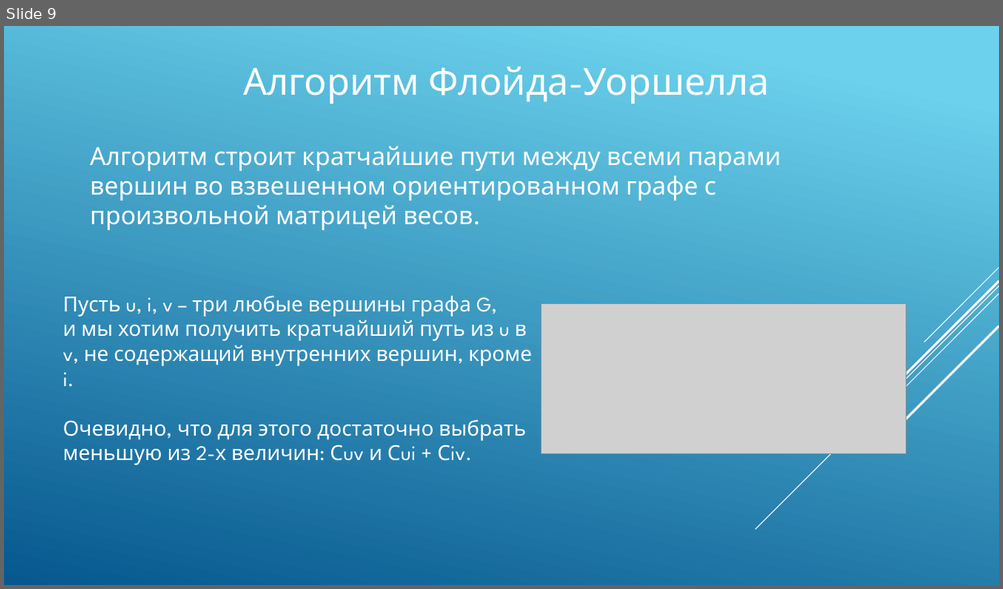
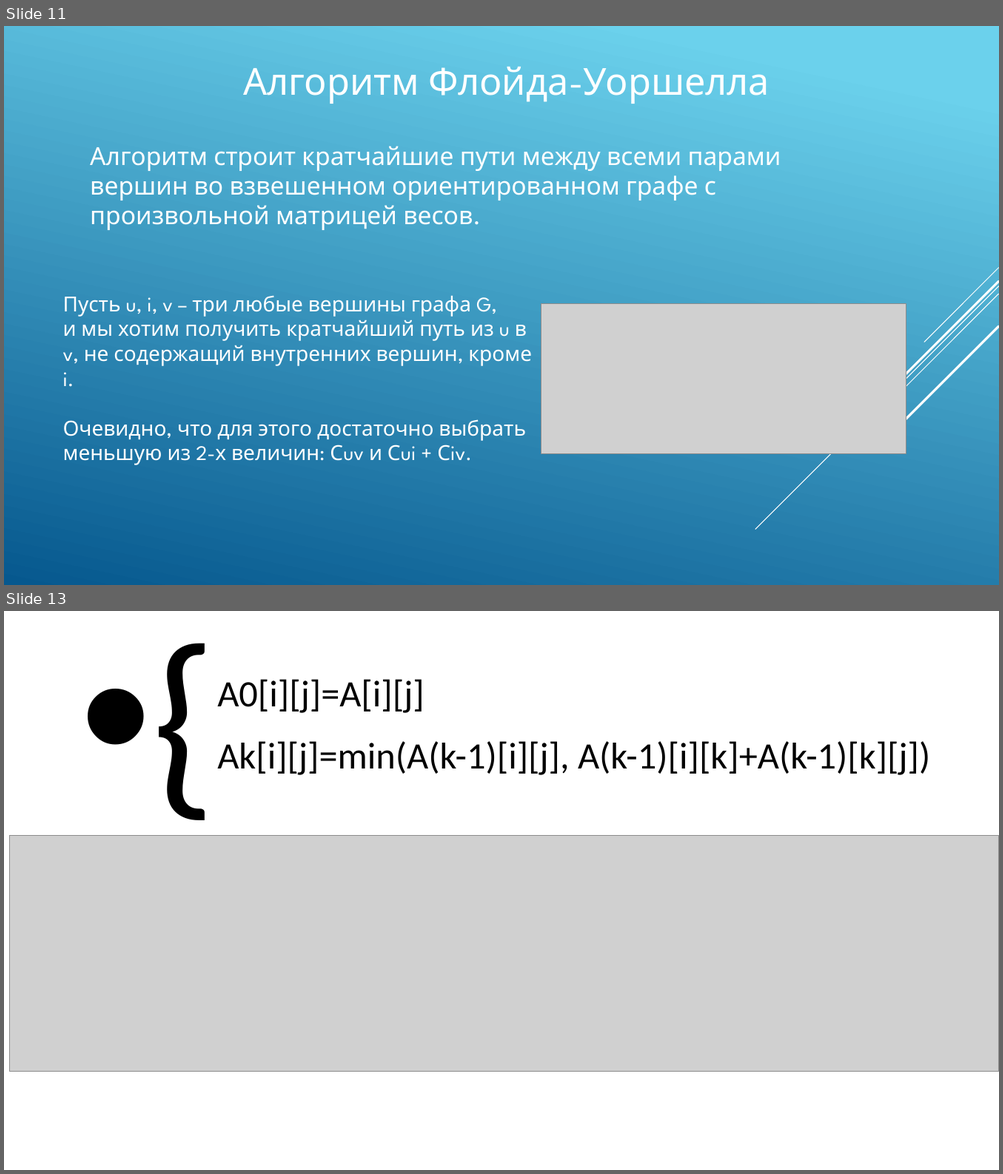
Before and after one commit to BelovitskiyDA/Shortcut, a slide deck: Shortcut.pptx. Shown one above the other, each under a label of ours: slide 9 before the commit, slides 11 and 13 after it; the slides between them are not shown. The pictures are 1003x589 and 1003x1174 pixels, drawn with LibreOffice and Linux fonts; fonts in the diff are those of the drawing; grey boxes stand for pictures. Boxes give left, top, right and bottom in pixels: in the first picture for what was removed or moved away, otherwise in the second. Text is boxed around its words. In the diff, an @@ line names an element or a change of style, - is before the commit and + after.

```diff
--- a/Shortcut.pptx
+++ b/Shortcut.pptx
@@ slide 13 added at (4, 611, 999, 1170), background #FFFFFF @@
@@ text added at (73, 611, 930, 966), 199 pt, text #000000 @@
+• {
@@ text added at (217, 679, 424, 713), 36 pt, text #000000 @@
+A0[i][j]=A[i][j]
@@ text added at (217, 741, 930, 775), 36 pt, text #000000 @@
+Ak[i][j]=min(A(k-1)[i][j], A(k-1)[i][k]+A(k-1)[k][j])
@@ picture added at (10, 835, 999, 1071) @@
@@ what was slide 9 is now slide 11 @@
```
Also in this commit, not shown: 1 slide changed, 4 other slides added, 1 slide removed.
